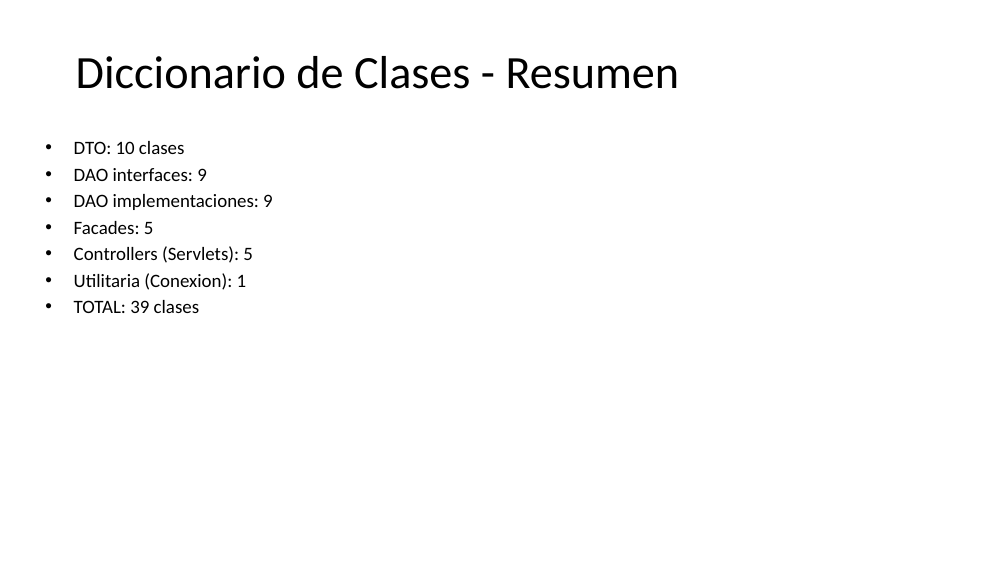
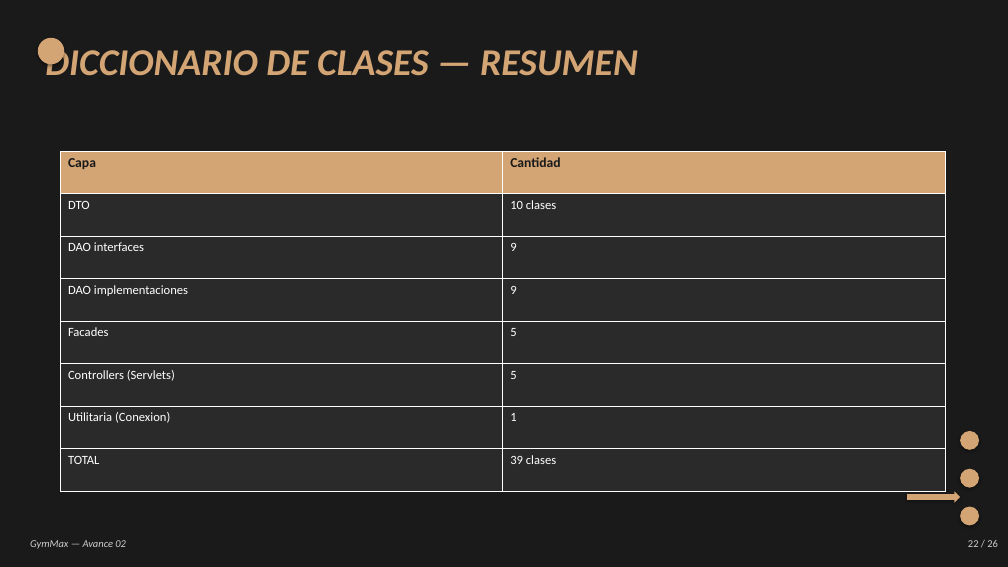
Before and after one commit to DPI9/gymmax-grupo3, a slide deck: slide 22 of Avance02/GymMax_Avance02.pptx. Drawn at 1008x567 pixels with LibreOffice and Linux fonts; fonts in the diff are those of the drawing. Boxes give left, top, right and bottom in pixels: in the first picture for what was removed or moved away, otherwise in the second. Text is boxed around its words. In the diff, an @@ line names an element or a change of style, - is before the commit and + after.

Commit message:
Mejorar PowerPoint con estilo visual del Avance 01 (fondo negro, beige, italic)

```diff
--- a/Avance02/GymMax_Avance02.pptx
+++ b/Avance02/GymMax_Avance02.pptx
@@ background #FFFFFF to #1A1A1A @@
@@ ellipse added at (38, 38, 64, 64), fill #D4A574 @@
@@ text at (45, 44, 638, 76): text changed; size 44 to 36 pt; text colour #000000 to #D4A574; bold on; italic on @@
-Diccionario de Clases - Resumen
+DICCIONARIO DE CLASES — RESUMEN
@@ text "DICCIONARIO DE CLASES — RESUMEN" at (45, 44, 638, 76): vertical alignment middle to top @@
@@ text removed at (74, 141, 273, 313) @@
-• DTO: 10 clases
-• DAO interfaces: 9
-• DAO implementaciones: 9
-• Facades: 5
-• Controllers (Servlets): 5
-• Utilitaria (Conexion): 1
-• TOTAL: 39 clases
@@ table added at (60, 151, 945, 492), 8 rows, 2 columns @@
+Capa | Cantidad
+DTO | 10 clases
+DAO interfaces | 9
+DAO implementaciones | 9
+Facades | 5
+Controllers (Servlets) | 5
+Utilitaria (Conexion) | 1
+TOTAL | 39 clases
@@ ellipse added at (960, 431, 979, 450), fill #D4A574 @@
@@ ellipse added at (960, 469, 979, 488), fill #D4A574 @@
@@ right arrow added at (907, 492, 960, 503), fill #D4A574 @@
@@ ellipse added at (960, 507, 979, 526), fill #D4A574 @@
@@ text added at (30, 540, 126, 549), 10 pt, text #CCCCCC, italic @@
+GymMax — Avance 02
@@ text added at (968, 540, 998, 547), 10 pt, text #CCCCCC @@
+22 / 26
```
Also in this commit, not shown: 19 other slides changed, 6 slides added, 6 slides removed, 4 other files.
